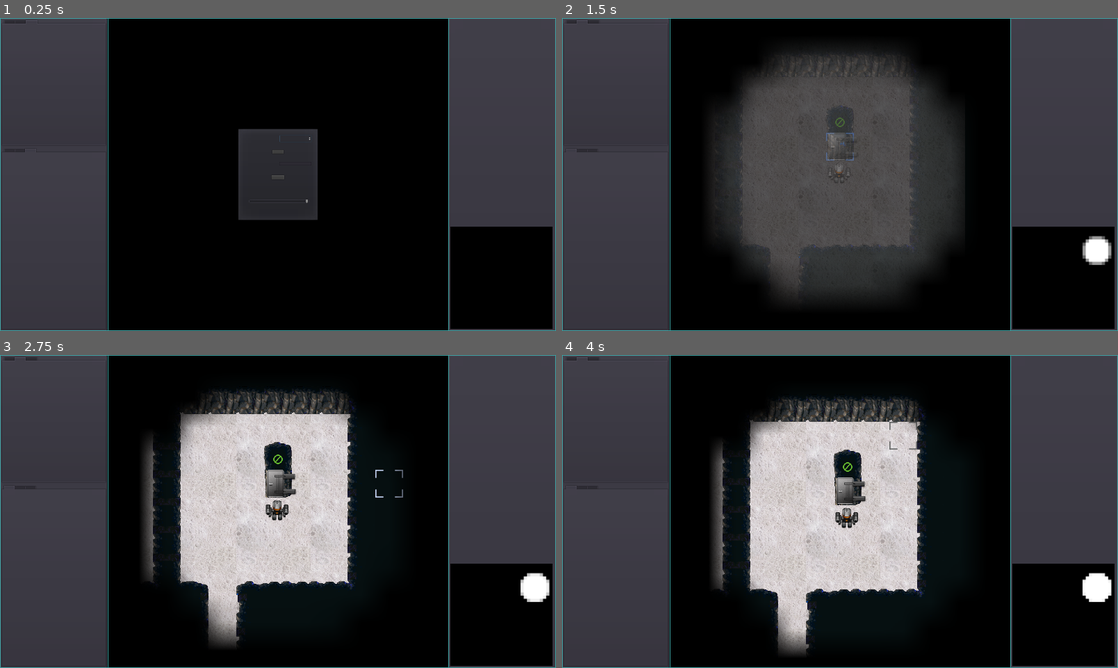
Above: before the commit, frames 1-4 (two rows, left to right).
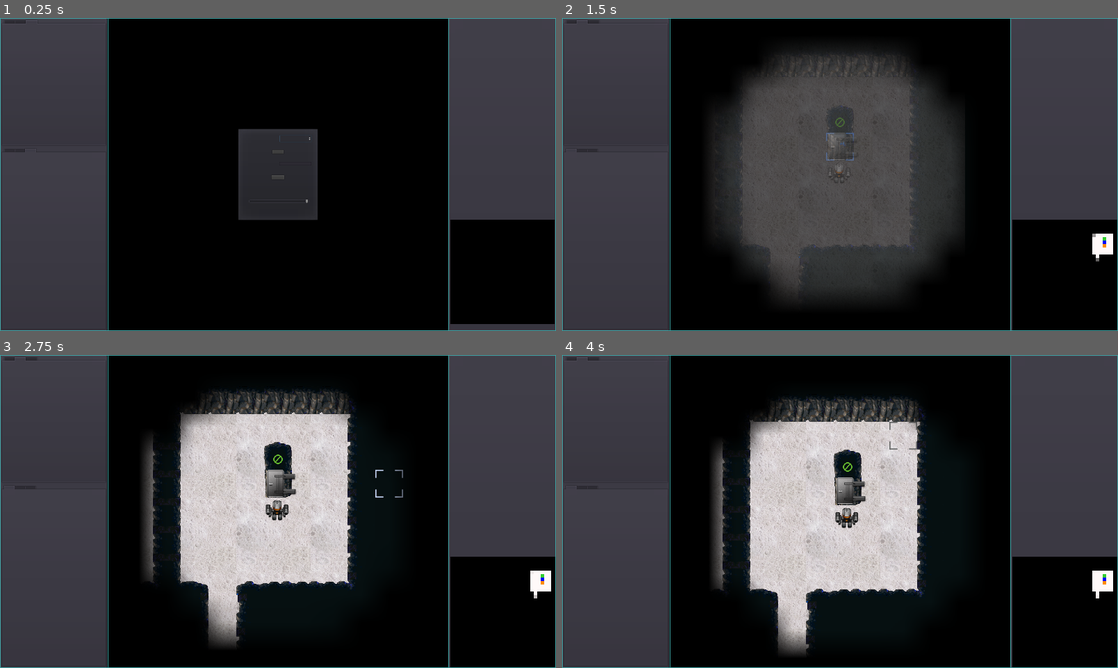
Above: after the commit, the same moments.

Repository: sarrowsmith/quasidroid
Game: Godot game, scene res://Main.tscn
Same seed, same stepped clock (60 frames per second), same inputs: the game is played once before the commit and once after it. Sound files missing from this copy of the repository are replaced by a short silence.
Inputs (mouse positions are in pixels of both pictures, inside the frame that each line leads up to):
- Up to frame 1 (0.25 s): no input
- Up to frame 2 (1.5 s): click (856, 165) at 0.52 s; type "12" at 0.6 s; click "New from Seed" at 1.25 s
- Up to frame 3 (2.75 s): tap Enter at 2 s; move the mouse to (400, 495) at 2.02 s; tap R at 2.1 s; click (400, 495) at 2.17 s; tap Space at 2.27 s
- Up to frame 4 (4 s): tap Delete (map_reset) at 2.75 s; move the mouse to (728, 527) at 2.77 s; hold S 2.78-3.53 s; tap Q at 2.85 s; tap Space at 3.02 s; move the mouse to (895, 442) at 3.52 s; tap F at 3.6 s

The runs differ from the first frame. In frame 1, 0.8% of the frame differs, in the area x 81-100%, y 64-100%; in frame 2, 1.0%; in frame 3, 1.0%; in frame 4, 1.0%.

Commit message:
Satisfied with that minimap

Diff:
--- a/Main.tscn
+++ b/Main.tscn
@@ -13,7 +13,18 @@
 [ext_resource path="res://AudioBankPlayer.tscn" type="PackedScene" id=11]
 
 [sub_resource type="ImageTexture" id=1]
-size = Vector2( 352, 352 )
+size = Vector2( 360, 360 )
+
+[sub_resource type="ImageTexture" id=2]
+flags = 0
+flags = 0
+
+[sub_resource type="CanvasItemMaterial" id=4]
+blend_mode = 3
+
+[sub_resource type="ImageTexture" id=3]
+flags = 0
+flags = 0
 
 [node name="Main" type="Node2D"]
 script = ExtResource( 2 )
@@ -622,22 +633,22 @@
 light_mask = 2
 margin_left = 7.0
 margin_top = 7.0
-margin_right = 365.0
+margin_right = 367.0
 margin_bottom = 1073.0
-split_offset = 176
+split_offset = 148
 dragger_visibility = 2
 
 [node name="Log" type="ScrollContainer" parent="View/PanelR/Split"]
 light_mask = 2
-margin_right = 358.0
-margin_bottom = 689.0
+margin_right = 360.0
+margin_bottom = 681.0
 size_flags_horizontal = 3
 size_flags_vertical = 3
 
 [node name="Info" type="RichTextLabel" parent="View/PanelR/Split/Log"]
 light_mask = 2
-margin_right = 358.0
-margin_bottom = 689.0
+margin_right = 360.0
+margin_bottom = 681.0
 rect_clip_content = false
 focus_mode = 2
 size_flags_horizontal = 3
@@ -653,20 +664,20 @@
 
 [node name="Map" type="MarginContainer" parent="View/PanelR/Split"]
 light_mask = 2
-margin_top = 689.0
-margin_right = 358.0
+margin_top = 681.0
+margin_right = 360.0
 margin_bottom = 1066.0
 size_flags_horizontal = 3
 size_flags_vertical = 7
 
 [node name="Container" type="VBoxContainer" parent="View/PanelR/Split/Map"]
 light_mask = 2
-margin_right = 358.0
-margin_bottom = 377.0
+margin_right = 360.0
+margin_bottom = 385.0
 
 [node name="MapLabel" type="RichTextLabel" parent="View/PanelR/Split/Map/Container"]
 light_mask = 2
-margin_right = 358.0
+margin_right = 360.0
 margin_bottom = 21.0
 size_flags_horizontal = 3
 size_flags_vertical = 5
@@ -684,11 +695,20 @@
 [node name="MapImage" type="TextureRect" parent="View/PanelR/Split/Map/Container"]
 light_mask = 2
 margin_top = 25.0
-margin_right = 358.0
-margin_bottom = 377.0
+margin_right = 360.0
+margin_bottom = 385.0
 size_flags_horizontal = 3
 size_flags_vertical = 3
 texture = SubResource( 1 )
+
+[node name="LevelMap" type="Sprite" parent="View/PanelR/Split/Map/Container/MapImage"]
+texture = SubResource( 2 )
+centered = false
+
+[node name="LevelFog" type="Sprite" parent="View/PanelR/Split/Map/Container/MapImage"]
+material = SubResource( 4 )
+texture = SubResource( 3 )
+centered = false
 
 [node name="ColorRectBottom" type="ColorRect" parent="View"]
 light_mask = 2
--- a/World.gd
+++ b/World.gd
@@ -10,16 +10,13 @@
 export(NodePath) var rogue_status_path
 export(NodePath) var log_path
 export(NodePath) var map_panel_path
-export(Vector2) var map_size = Vector2(352, 352)
+export(int) var map_scale = 12
 
 
 enum {INFO, STATUS, HELP}
 
 const Level_prototype = preload("res://levels/Level.tscn")
 const Player_prototype = preload("res://robots/Player.tscn")
-
-var map_image = Image.new()
-var map_texture = ImageTexture.new()
 
 onready var upper_panel = get_node(upper_panel_path)
 onready var lower_panel = get_node(lower_panel_path)
@@ -28,6 +25,8 @@
 onready var log_box = get_node(log_path)
 onready var map_label = get_node(map_panel_path).find_node("MapLabel")
 onready var map_control = get_node(map_panel_path).find_node("MapImage")
+onready var level_map = map_control.get_node("LevelMap")
+onready var level_fog = map_control.get_node("LevelFog")
 onready var info_box = lower_panel.get_tab_control(INFO)
 onready var weapon_options = upper_panel.get_tab_control(INFO).find_node("Weapon")
 
@@ -50,8 +49,8 @@
 	var menu = weapon_options.get_popup()
 	menu.connect("index_pressed", self, "_on_Weapon_selected")
 	menu.show_on_top = true
-	map_image.create(map_size.x, map_size.y, false, Image.FORMAT_RGBAH)
-	map_image.fill(Color.black)
+	level_fog.scale *= map_scale
+	level_map.scale *= map_scale
 
 
 # warning-ignore:shadowed_variable
@@ -260,10 +259,9 @@
 
 func update_minimap():
 	map_label.bbcode_text = "[color=%s]Level %s[/color]" % [state_colours[active_level.state], active_level.map_name]
-	map_image.copy_from(active_level.map_image)
-	map_image.resize(map_size.x, map_size.y, Image.INTERPOLATE_NEAREST)
-	map_texture.create_from_image(map_image)
-	map_control.texture = map_texture
+	active_level.update_level_map(player.location)
+	level_map.texture.create_from_image(active_level.map_image, 0)
+	level_fog.texture.create_from_image(active_level.fog_image, 0)
 
 
 func load(file: File) -> String:
--- a/levels/Level.gd
+++ b/levels/Level.gd
@@ -38,6 +38,7 @@
 var light_image = LightTexture.get_data()
 var light_offset = Vector2(LightTexture.get_width()/2, LightTexture.get_height()/2)
 var map_image = Image.new()
+var player_location = Vector2.ZERO
 
 
 func _ready():
@@ -55,7 +56,8 @@
 	fog.scale *= CELL_SIZE
 	light_image.convert(Image.FORMAT_RGBAH)
 	update_fog_image_texture()
-	map_image.copy_from(fog_image)
+	map_image.create(image_width + 2, image_height + 2, false, Image.FORMAT_RGBAH)
+	map_image.fill(Color.snow)
 
 
 func is_clear() -> bool:
@@ -144,6 +146,25 @@
 			break
 		clear()
 		level_seed = rng.randi()
+	update_level_map(Vector2.ZERO)
+
+
+func update_level_map(player: Vector2):
+	map_image.lock()
+	if player == Vector2.ZERO:
+		for wall in map.get_used_cells():
+			map_image.set_pixelv(wall, Color.black)
+	else:
+		map_image.set_pixelv(player_location, Color.snow)
+		map_image.set_pixelv(player, Color.darkorange)
+		player_location = player
+	for ap in access:
+		if access[ap]:
+			map_image.set_pixelv(ap, Color.magenta if access[ap].active else Color.deeppink)
+	for lift in lifts:
+		map_image.set_pixelv(lift.location, Color.blue)
+		map_image.set_pixelv(lift.location + Vector2.UP, lift.flag_colour())
+	map_image.unlock()
 
 
 func clear():
@@ -355,7 +376,6 @@
 func update_fog_image_texture():
 	fog_texture.create_from_image(fog_image)
 	fog.texture = fog_texture
-	map_image.copy_from(fog_image)
 
 
 func find_level(level_name: String) -> Level:
@@ -439,6 +459,7 @@
 	load_lifts(file)
 	load_access(file)
 	load_rogues(file)
+	update_level_map(Vector2.ZERO)
 	var fog_data = file.get_var()
 	if fog_data:
 		fog_image.data = fog_data
--- a/levels/Lift.gd
+++ b/levels/Lift.gd
@@ -40,6 +40,12 @@
 	return """[b][i]A lift [/i]%s[i] from %s to [/i]%s[i].[/i][/b]
 
 It is currently [b]%s[/b].""" % [directions[direction].to_lower(), level_name(from), level_name(to), state_name[state]]
+
+
+func flag_colour() -> Color:
+	if state == LOCKED:
+		return Color.darkred if direction == DOWN else Color.limegreen
+	return Color.crimson if direction == DOWN else Color.chartreuse
 
 
 func unlock(force=false):
Not shown: 1 places in Main.tscn that only renumber resources
Not shown: 2 places in levels/Level.tscn that only renumber resources
